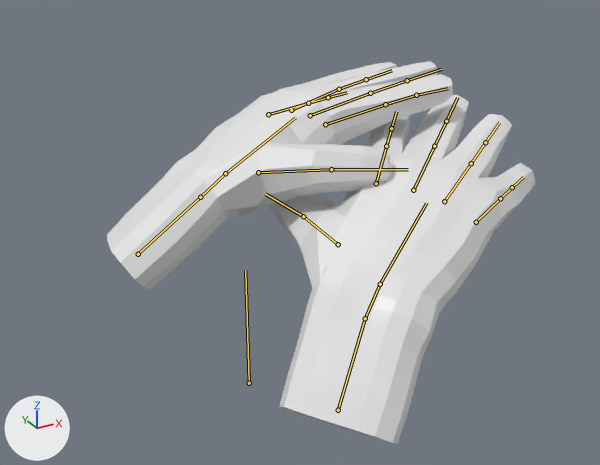
An edit to the FBX model Assets/Resources/Models/HANDS.fbx, drawn before and after from the same camera.
Before and after are seen from a 50 mm camera at (-3.56, -7.74, 5.71) aimed at (0.67, -0.06, 1.87). The lights are fixed; the arrows at lower left show +X, +Y and +Z. Both versions are drawn at frame 159 of the action 'Armature|animation_hands_3'; the numbers are the values there. The bones that bend it are drawn over the model as lines.

Names of what the first picture shows: 'HAND.l', 'HAND.r'.
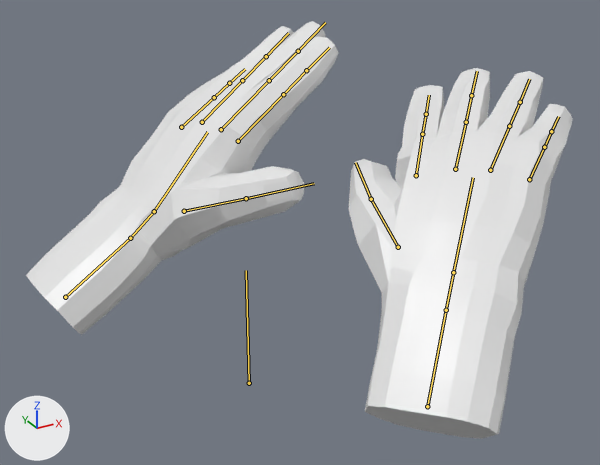
The change, as a diff of the scene's bpy script:
```diff
--- a/Assets/Resources/Models/HANDS.fbx.py
+++ b/Assets/Resources/Models/HANDS.fbx.py
@@ bone_hand_r @@
 bone_hand_r = bpy.data.objects['Armature'].pose.bones['hand.r']  # child of 'root'
-bone_hand_r.location = (-1.38, 0.533, -1.089)
-bone_hand_r.rotation_quaternion = (-0.336, 0.079, 0.875, 0.34)  # degrees (-45, -140, 7)
+bone_hand_r.location = (-2.315, 1.002, -0.627)
+bone_hand_r.rotation_quaternion = (-0.238, 0.187, 0.879, 0.369)  # degrees (-42, -146, -11)
@@ bone_wrist_r @@
 bone_wrist_r = bpy.data.objects['Armature'].pose.bones['wrist.r']  # child of 'hand.r'
-bone_wrist_r.rotation_quaternion = (0.998, -0.01, 0.008, -0.061)  # degrees (-1, 1, -7)
+bone_wrist_r.rotation_quaternion = (0.999, 0.007, 0.046, -0.005)  # degrees (1, 5, -1)
@@ bone_palm_r @@
 bone_palm_r = bpy.data.objects['Armature'].pose.bones['palm.r']  # child of 'wrist.r'
-bone_palm_r.rotation_quaternion = (0.995, -0.095, -0.009, -0.031)  # degrees (-11, -1, -3)
+bone_palm_r.rotation_quaternion = (1.0, -0.011, -0.002, 0.0)  # degrees (-1, 0, 0)
@@ bone_thumb1_r @@
 bone_thumb1_r = bpy.data.objects['Armature'].pose.bones['thumb1.r']  # child of 'palm.r'
-bone_thumb1_r.rotation_quaternion = (0.957, -0.195, 0.21, 0.044)  # degrees (-23, 25, 0)
+bone_thumb1_r.rotation_quaternion = (0.957, -0.015, 0.249, -0.151)  # degrees (-7, 28, -20)
@@ bone_thumb2_r @@
 bone_thumb2_r = bpy.data.objects['Armature'].pose.bones['thumb2.r']  # child of 'thumb1.r'
-bone_thumb2_r.rotation_quaternion = (0.993, -0.017, 0.093, 0.076)  # degrees (-1, 11, 9)
+bone_thumb2_r.rotation_quaternion = (0.996, -0.056, 0.048, -0.056)  # degrees (-7, 5, -7)
@@ bone_index1_r @@
 bone_index1_r = bpy.data.objects['Armature'].pose.bones['index1.r']  # child of 'palm.r'
-bone_index1_r.rotation_quaternion = (0.974, -0.177, -0.092, 0.109)  # degrees (-22, -8, 14)
+bone_index1_r.rotation_quaternion = (0.985, -0.172, 0.001, 0.022)  # degrees (-20, 1, 2)
@@ bone_middle1_r @@
 bone_middle1_r = bpy.data.objects['Armature'].pose.bones['middle1.r']  # child of 'palm.r'
-bone_middle1_r.rotation_quaternion = (0.975, -0.15, -0.136, 0.087)  # degrees (-19, -14, 12)
+bone_middle1_r.rotation_quaternion = (0.978, -0.17, -0.108, 0.056)  # degrees (-21, -11, 9)
@@ bone_ring1_r @@
 bone_ring1_r = bpy.data.objects['Armature'].pose.bones['ring1.r']  # child of 'palm.r'
-bone_ring1_r.location = (-0.024, 0.003, -0.001)
-bone_ring1_r.rotation_quaternion = (0.988, -0.149, -0.042, 0.029)  # degrees (-17, -4, 4)
+bone_ring1_r.location = (-0.024, 0.004, -0.001)
+bone_ring1_r.rotation_quaternion = (0.987, -0.158, -0.038, -0.013)  # degrees (-18, -5, -1)
@@ bone_pinky1_r @@
 bone_pinky1_r = bpy.data.objects['Armature'].pose.bones['pinky1.r']  # child of 'palm.r'
-bone_pinky1_r.rotation_quaternion = (0.961, -0.228, 0.149, -0.054)  # degrees (-28, 15, -10)
+bone_pinky1_r.rotation_quaternion = (0.966, -0.205, 0.151, -0.035)  # degrees (-25, 16, -8)
@@ bone_hand_l @@
 bone_hand_l = bpy.data.objects['Armature'].pose.bones['hand.l']  # child of 'root'
-bone_hand_l.location = (1.353, 1.551, 0.675)
-bone_hand_l.rotation_quaternion = (0.891, 0.443, -0.096, 0.003)  # degrees (53, -10, -5)
+bone_hand_l.location = (1.268, 1.235, -0.279)
+bone_hand_l.rotation_quaternion = (0.874, 0.484, 0.037, -0.022)  # degrees (58, 5, 0)
@@ bone_wrist_l @@
 bone_wrist_l = bpy.data.objects['Armature'].pose.bones['wrist.l']  # child of 'hand.l'
-bone_wrist_l.rotation_quaternion = (0.999, 0.015, -0.006, -0.05)  # degrees (2, -1, -6)
+bone_wrist_l.rotation_quaternion = (0.998, -0.06, -0.028, -0.01)  # degrees (-7, -3, -1)
@@ bone_palm_l @@
 bone_palm_l = bpy.data.objects['Armature'].pose.bones['palm.l']  # child of 'wrist.l'
-bone_palm_l.rotation_quaternion = (0.995, 0.056, 0.075, -0.044)  # degrees (6, 9, -5)
+bone_palm_l.rotation_quaternion = (0.997, -0.07, 0.042, -0.006)  # degrees (-8, 5, -1)
@@ bone_thumb1_l @@
 bone_thumb1_l = bpy.data.objects['Armature'].pose.bones['thumb1.l']  # child of 'palm.l'
-bone_thumb1_l.rotation_quaternion = (0.934, 0.044, -0.347, -0.076)  # degrees (10, -40, -13)
+bone_thumb1_l.rotation_quaternion = (0.926, -0.008, -0.377, 0.027)  # degrees (-3, -44, 4)
@@ bone_thumb2_l @@
 bone_thumb2_l = bpy.data.objects['Armature'].pose.bones['thumb2.l']  # child of 'thumb1.l'
-bone_thumb2_l.rotation_quaternion = (0.995, 0.017, 0.012, -0.101)  # degrees (2, 2, -12)
+bone_thumb2_l.rotation_quaternion = (1.0, 0.0, -0.001, 0.012)  # degrees (0, 0, 1)
@@ bone_index1_l @@
 bone_index1_l = bpy.data.objects['Armature'].pose.bones['index1.l']  # child of 'palm.l'
-bone_index1_l.rotation_quaternion = (0.987, 0.122, 0.071, 0.082)  # degrees (15, 7, 10)
+bone_index1_l.rotation_quaternion = (0.988, 0.107, 0.106, -0.04)  # degrees (12, 13, -3)
@@ bone_index3_l @@
 bone_index3_l = bpy.data.objects['Armature'].pose.bones['index3.l']  # child of 'index2.l'
-bone_index3_l.rotation_quaternion = (0.999, 0.04, -0.01, 0.03)  # degrees (5, -1, 3)
+bone_index3_l.rotation_quaternion = (1.0, 0.005, -0.014, 0.008)  # degrees (1, -2, 1)
@@ bone_middle1_l @@
 bone_middle1_l = bpy.data.objects['Armature'].pose.bones['middle1.l']  # child of 'palm.l'
-bone_middle1_l.rotation_quaternion = (0.989, 0.142, -0.032, 0.031)  # degrees (16, -4, 3)
+bone_middle1_l.rotation_quaternion = (0.99, 0.126, -0.036, -0.049)  # degrees (15, -3, -6)
@@ bone_middle2_l @@
 bone_middle2_l = bpy.data.objects['Armature'].pose.bones['middle2.l']  # child of 'middle1.l'
-bone_middle2_l.rotation_quaternion = (1.0, 0.018, 0.002, -0.019)  # degrees (2, 0, -2)
+bone_middle2_l.rotation_quaternion = (1.0, 0.0, 0.003, -0.017)  # degrees (0, 0, -2)
@@ bone_ring1_l @@
 bone_ring1_l = bpy.data.objects['Armature'].pose.bones['ring1.l']  # child of 'palm.l'
-bone_ring1_l.rotation_quaternion = (0.99, 0.14, -0.029, -0.011)  # degrees (16, -3, -2)
+bone_ring1_l.rotation_quaternion = (0.99, 0.13, -0.031, -0.035)  # degrees (15, -3, -4)
@@ bone_ring2_l @@
 bone_ring2_l = bpy.data.objects['Armature'].pose.bones['ring2.l']  # child of 'ring1.l'
-bone_ring2_l.rotation_quaternion = (0.999, 0.033, -0.006, 0.015)  # degrees (4, -1, 2)
+bone_ring2_l.rotation_quaternion = (1.0, 0.0, -0.003, 0.018)  # degrees (0, 0, 2)
@@ bone_pinky1_l @@
 bone_pinky1_l = bpy.data.objects['Armature'].pose.bones['pinky1.l']  # child of 'palm.l'
-bone_pinky1_l.rotation_quaternion = (0.978, 0.2, -0.052, 0.005)  # degrees (23, -6, -1)
+bone_pinky1_l.rotation_quaternion = (0.98, 0.183, -0.038, -0.071)  # degrees (21, -3, -9)
```

What differs and where, as boxes (x1, y1, x2, y2) in the pictures (600 x 465 px):
'HAND.r', posed (15% narrower, 6% taller): before (269, 95, 535, 444); after (348, 68, 573, 439)
'HAND.l', posed (10% narrower, 38% taller): before (107, 61, 453, 289); after (26, 21, 339, 335)
bone 'hand.r', root to tip: before (338, 410) to (365, 318); after (427, 406) to (446, 310)
bone 'wrist.r', root to tip: before (365, 318) to (380, 284); after (446, 310) to (453, 272)
bone 'palm.r', root to tip: before (380, 284) to (426, 203); after (453, 272) to (473, 177)
bone 'thumb1.r', root to tip: before (338, 244) to (303, 216); after (398, 247) to (371, 199)
bone 'thumb2.r', root to tip: before (303, 216) to (265, 194); after (371, 199) to (355, 162)
bone 'index1.r', root to tip: before (376, 183) to (386, 146); after (416, 175) to (422, 134)
bone 'middle1.r', root to tip: before (413, 190) to (434, 146); after (455, 169) to (466, 122)
bone 'ring1.r', root to tip: before (444, 201) to (471, 163); after (490, 170) to (509, 126)
bone 'pinky1.r', root to tip: before (476, 222) to (500, 198); after (529, 179) to (544, 147)
bone 'hand.l', root to tip: before (138, 254) to (200, 197); after (65, 297) to (130, 238)
bone 'wrist.l', root to tip: before (200, 197) to (225, 173); after (130, 238) to (154, 211)
bone 'palm.l', root to tip: before (225, 173) to (295, 117); after (154, 211) to (207, 132)
bone 'thumb1.l', root to tip: before (258, 172) to (331, 169); after (184, 211) to (246, 198)
bone 'thumb2.l', root to tip: before (331, 169) to (408, 169); after (246, 198) to (314, 183)
bone 'index1.l', root to tip: before (325, 124) to (385, 104); after (238, 141) to (283, 94)
bone 'index3.l', root to tip: before (416, 95) to (448, 88); after (306, 70) to (329, 47)
bone 'middle1.l', root to tip: before (310, 115) to (370, 93); after (221, 129) to (269, 80)
bone 'middle2.l', root to tip: before (370, 93) to (407, 80); after (269, 80) to (298, 51)
bone 'ring1.l', root to tip: before (291, 110) to (339, 89); after (202, 122) to (242, 80)
bone 'ring2.l', root to tip: before (339, 89) to (366, 79); after (242, 80) to (266, 56)
bone 'pinky1.l', root to tip: before (268, 114) to (308, 103); after (181, 127) to (214, 97)
